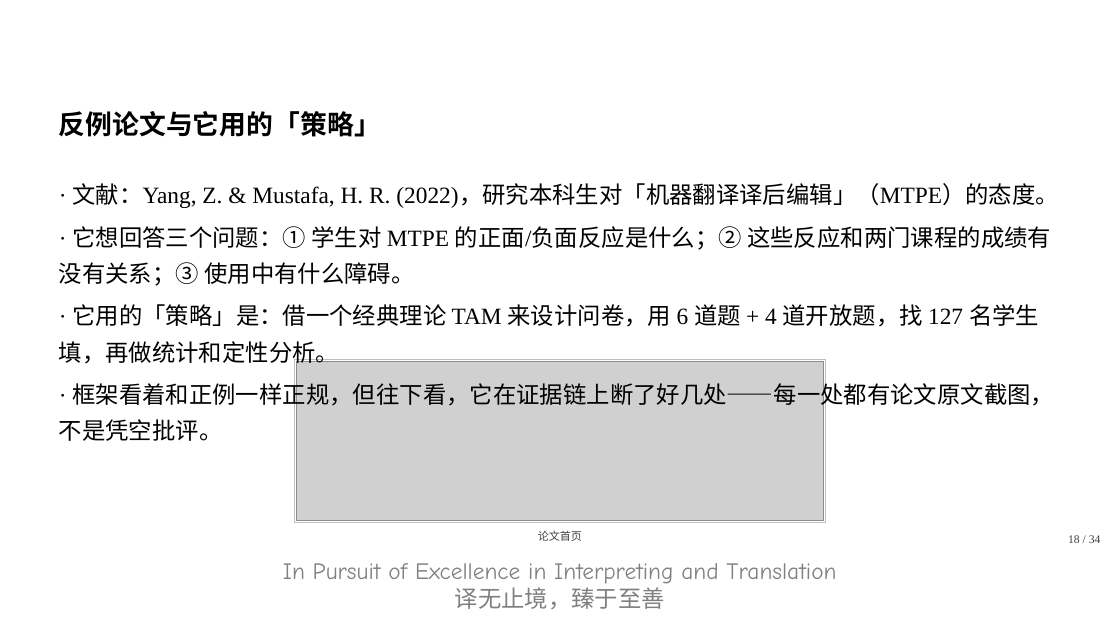
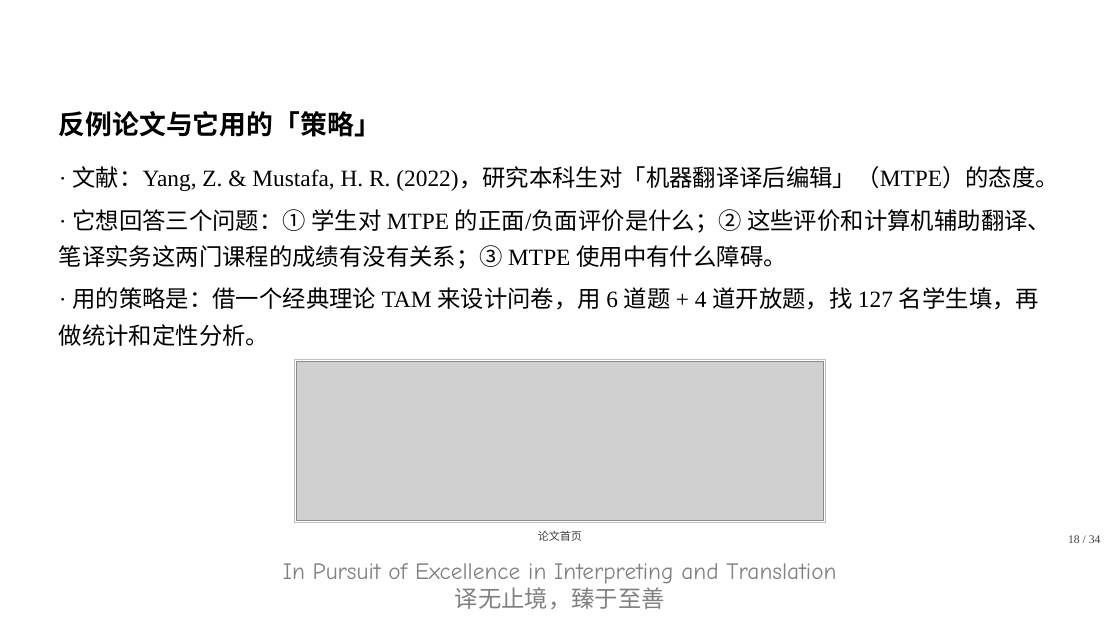
Before and after one commit to CodingGeoff/translation-research-202610, a slide deck: slide 18 of 翻译研究方法/第1组/问卷调查法正反例_v14.pptx. Drawn at 1120x630 pixels with LibreOffice and Linux fonts; fonts in the diff are those of the drawing; grey boxes stand for pictures; background and template pictures are left out. Boxes give left, top, right and bottom in pixels: in the first picture for what was removed or moved away, otherwise in the second. Text is boxed around its words. In the diff, an @@ line names an element or a change of style, - is before the commit and + after.

Commit message:
fix(翻译研究方法第1组): 字体设置补充a:hAnsi标签并更新问卷法正反例PPT

```diff
--- a/翻译研究方法/第1组/问卷调查法正反例_v14.pptx
+++ b/翻译研究方法/第1组/问卷调查法正反例_v14.pptx
@@ text "· 文献：Yang, Z. & Mustafa, ...": place and size @@
-text "· 文献：Yang, Z. & Mustafa, ..." at (59, 183, 1059, 441)
+text "· 文献：Yang, Z. & Mustafa, ..." at (59, 166, 1059, 346)
@@ text at (59, 209, 1051, 346): text changed @@
-· 它想回答三个问题：① 学生对 MTPE 的正面/负面反应是什么；② 这些反应和两门课程的成绩有没有关系；③ 使用中有什么障碍。
-· 它用的「策略」是：借一个经典理论 TAM 来设计问卷，用 6 道题 + 4 道开放题，找 127 名学生填，再做统计和定性分析。
-· 框架看着和正例一样正规，但往下看，它在证据链上断了好几处——每一处都有论文原文截图，不是凭空批评。
+· 它想回答三个问题：① 学生对 MTPE 的正面/负面评价是什么；② 这些评价和计算机辅助翻译、笔译实务这两门课程的成绩有没有关系；③ MTPE 使用中有什么障碍。
+· 用的策略是：借一个经典理论 TAM 来设计问卷，用 6 道题 + 4 道开放题，找 127 名学生填，再做统计和定性分析。
```
Also in this commit, not shown: 17 other slides changed, 1 slide added, 20 other files.
